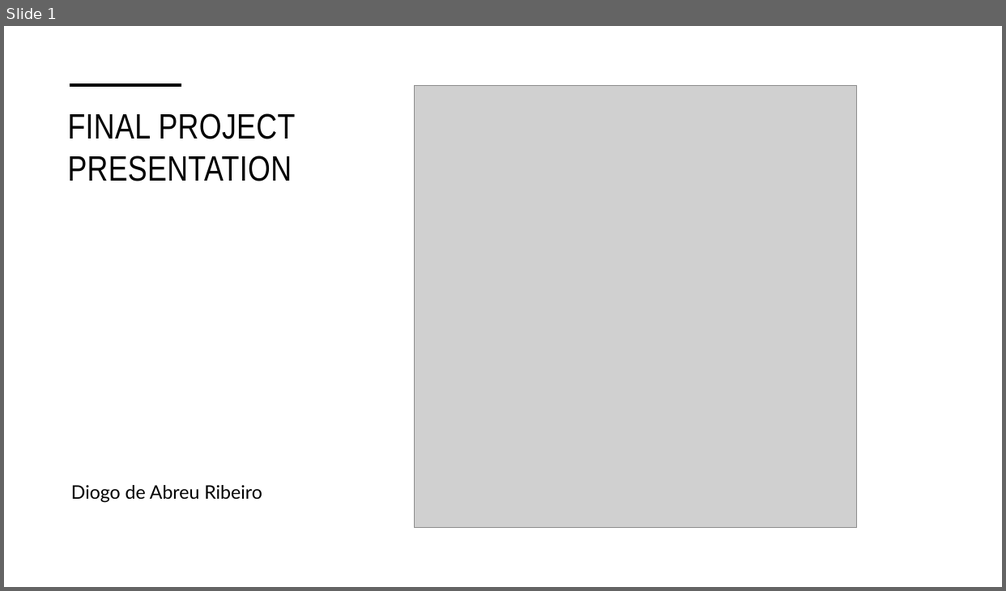
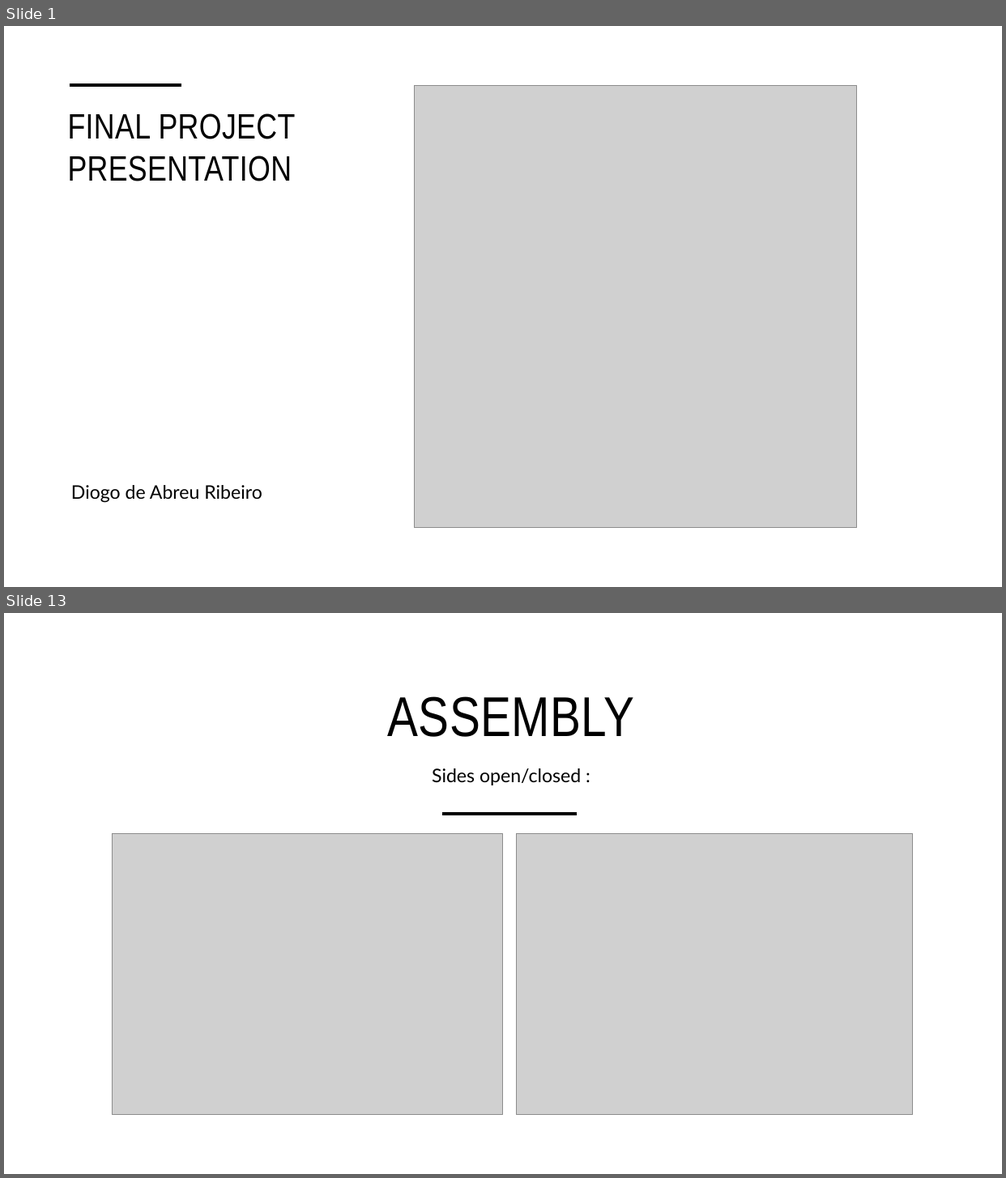
Before and after one commit to DiogoRibeiroMediaWeb/FinalProjectScss, a slide deck: Final Presentation.pptx. Shown one above the other, each under a label of ours: slide 1 before the commit, slides 1 and 13 after it; the slides between them are not shown. The pictures are 1006x591 and 1006x1178 pixels, drawn with LibreOffice and Linux fonts; fonts in the diff are those of the drawing; grey boxes stand for pictures. Boxes give left, top, right and bottom in pixels: in the first picture for what was removed or moved away, otherwise in the second. Text is boxed around its words. In the diff, an @@ line names an element or a change of style, - is before the commit and + after.

```diff
--- a/Final Presentation.pptx
+++ b/Final Presentation.pptx
@@ slide 13 added at (x1=4, y1=613, x2=1002, y2=1174), background #FFFFFF @@
@@ title added at (x1=388, y1=696, x2=635, y2=737), 54 pt, text #000000 @@
+ASSEMBLY
@@ text added at (x1=432, y1=769, x2=581, y2=786), 18 pt, text #000000 @@
+Sides open/closed :
@@ line added from (443, 814) to (577, 814), #000000 3.5 pt @@
@@ picture added at (x1=113, y1=834, x2=503, y2=1115) @@
@@ picture added at (x1=517, y1=834, x2=913, y2=1115) @@
```
Also in this commit, not shown: 8 slides changed, 7 other slides added, 1 slide removed, 7 other files.
